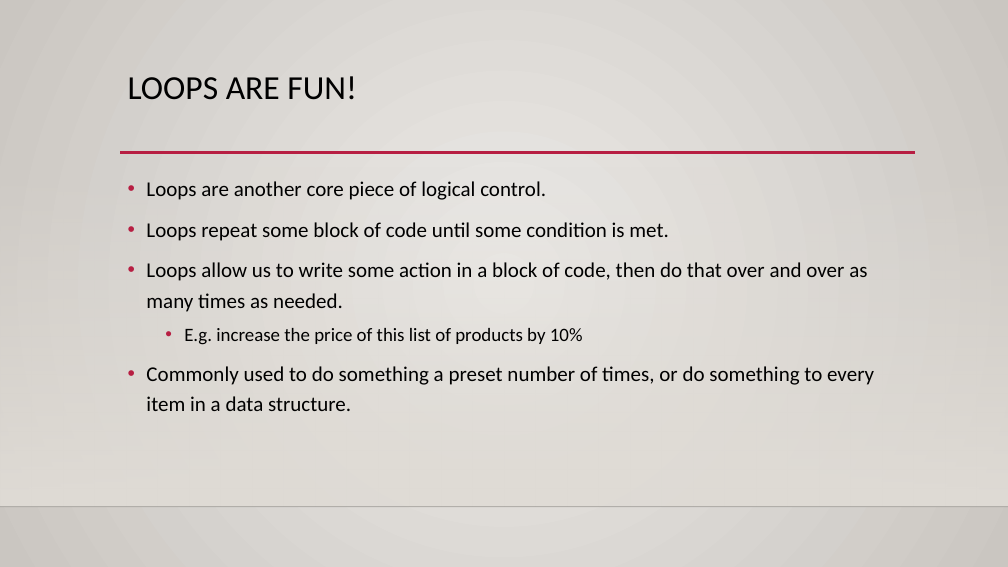
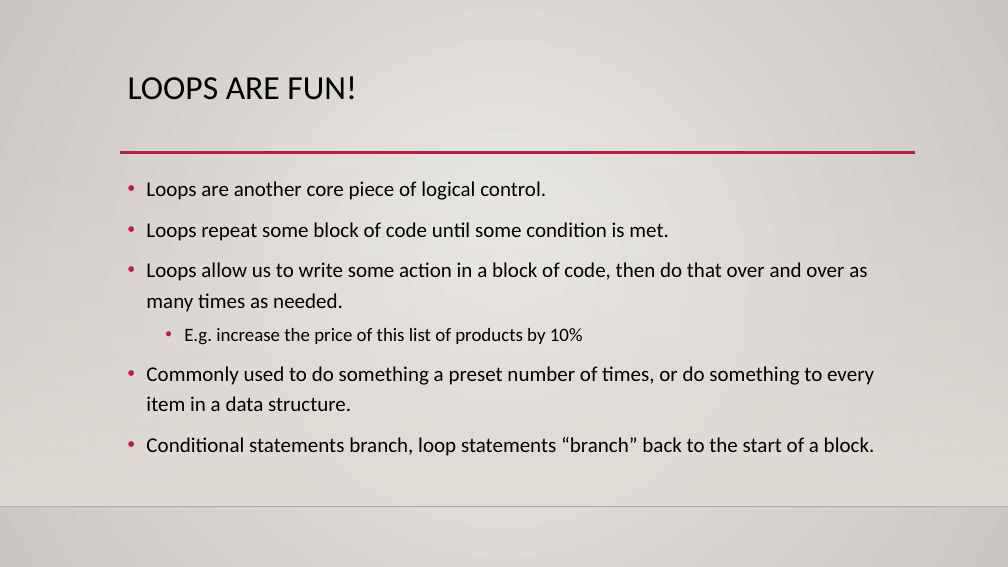
Before and after one commit to okohnkay/Programming_Basics_for_ML, a slide deck: slide 3 of course_material/slides/003_loops.pptx. Drawn at 1008x567 pixels with LibreOffice and Linux fonts; fonts in the diff are those of the drawing; background and template pictures are left out. Boxes give left, top, right and bottom in pixels: in the first picture for what was removed or moved away, otherwise in the second. Text is boxed around its words. In the diff, an @@ line names an element or a change of style, - is before the commit and + after.

```diff
--- a/course_material/slides/003_loops.pptx
+++ b/course_material/slides/003_loops.pptx
@@ text at (x1=146, y1=437, x2=875, y2=456): paragraph added @@
+• Conditional statements branch, loop statements “branch” back to the start of a block.
```
Also in this commit, not shown: 1 other slide changed, 11 other files.
